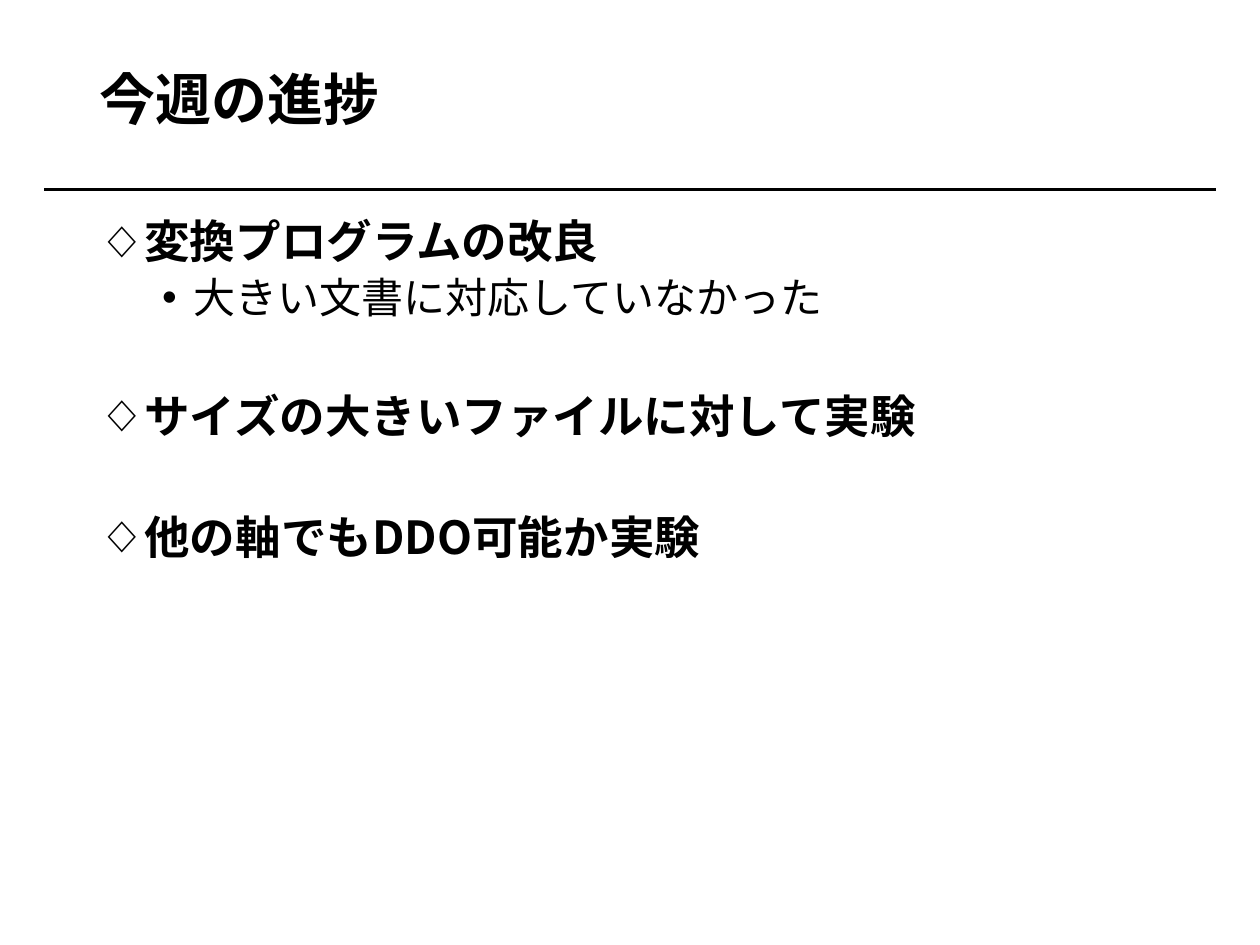
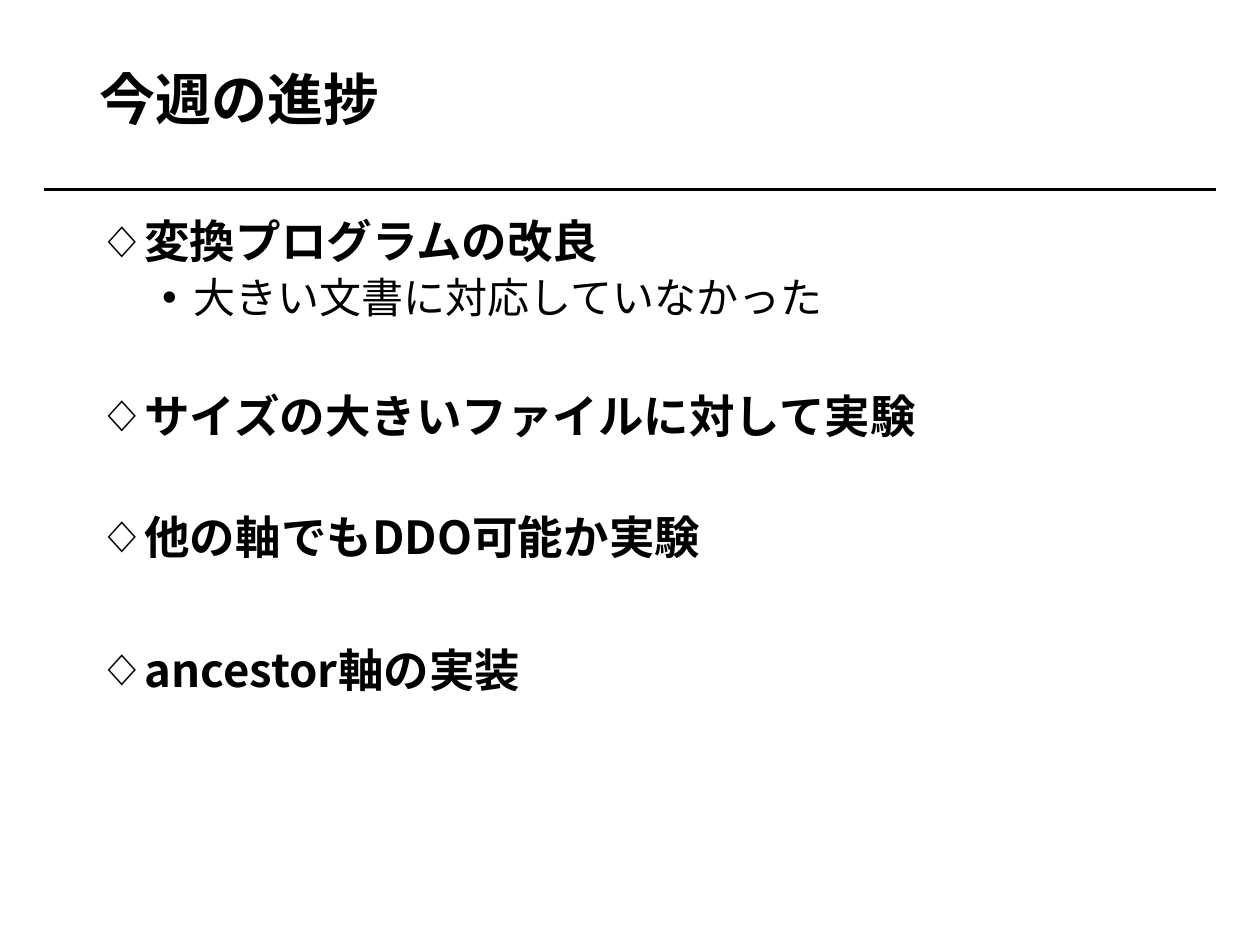
Before and after one commit to Jukibooo/XQueryZ_project, a slide deck: slide 2 of meeting/20180601.pptx. Drawn at 1260x945 pixels with LibreOffice and Linux fonts; fonts in the diff are those of the drawing. Boxes give left, top, right and bottom in pixels: in the first picture for what was removed or moved away, otherwise in the second. Text is boxed around its words. In the diff, an @@ line names an element or a change of style, - is before the commit and + after.

Commit message:
20180601 ancestor軸完成

```diff
--- a/meeting/20180601.pptx
+++ b/meeting/20180601.pptx
@@ text at box(145, 648, 521, 691): paragraph added @@
+◇ ancestor軸の実装
```
Also in this commit, not shown: 1 other file.
